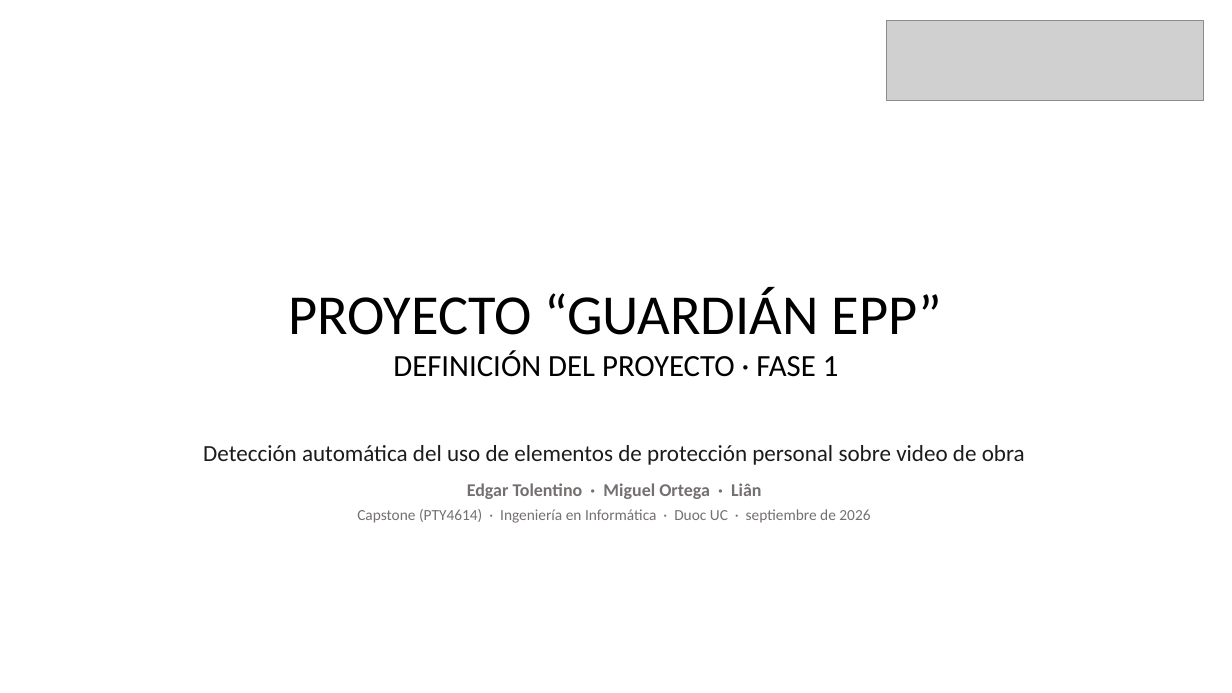
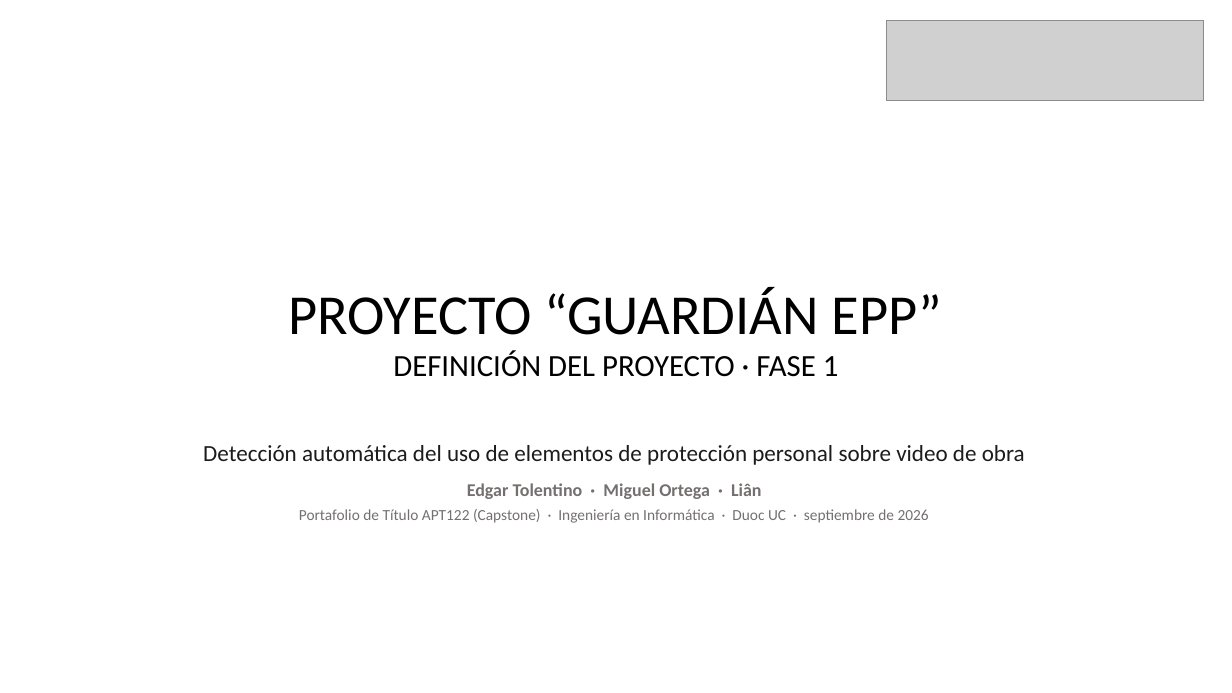
Before and after one commit to EdgarTolentino/proyecto-capstone-2026, a slide deck: slide 1 of Fase 1/Evidencias Grupales/Presentación Proyecto.pptx. Drawn at 1232x693 pixels with LibreOffice and Linux fonts; fonts in the diff are those of the drawing; grey boxes stand for pictures. Boxes give left, top, right and bottom in pixels: in the first picture for what was removed or moved away, otherwise in the second. Text is boxed around its words. In the diff, an @@ line names an element or a change of style, - is before the commit and + after.

```diff
--- a/Fase 1/Evidencias Grupales/Presentación Proyecto.pptx
+++ b/Fase 1/Evidencias Grupales/Presentación Proyecto.pptx
@@ text at [299, 509, 929, 523]: text changed @@
-Capstone (PTY4614) · Ingeniería en Informática · Duoc UC · septiembre de 2026
+Portafolio de Título APT122 (Capstone) · Ingeniería en Informática · Duoc UC · septiembre de 2026
```
Also in this commit, not shown: 1 other slide changed, 1 other file.
